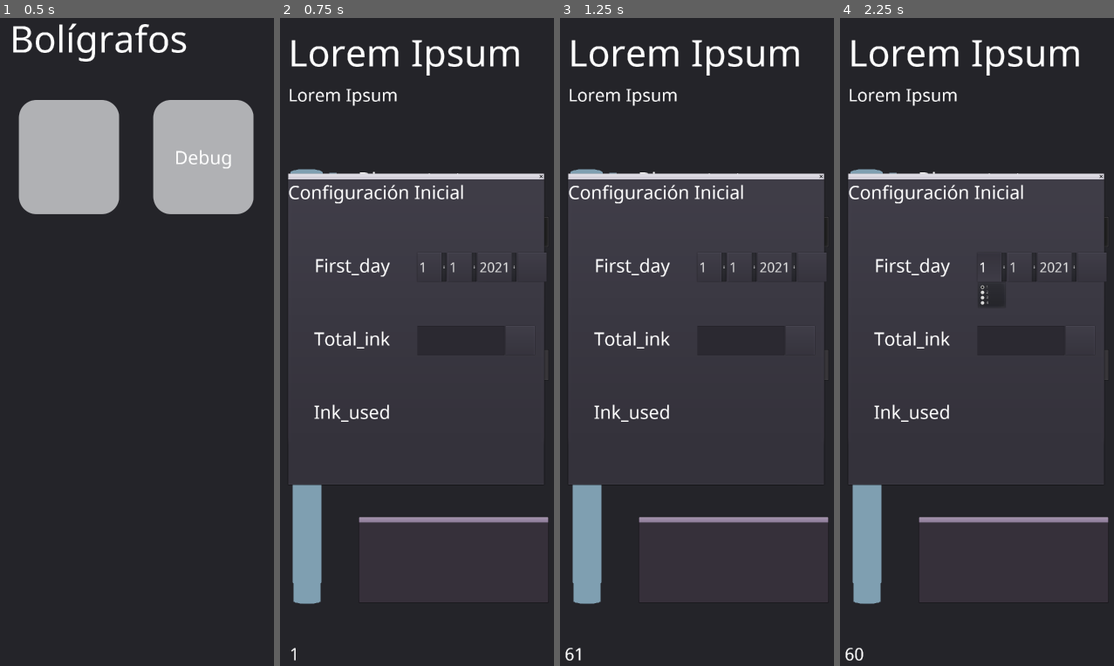
Above: before the commit, frames 1-4 (left to right).
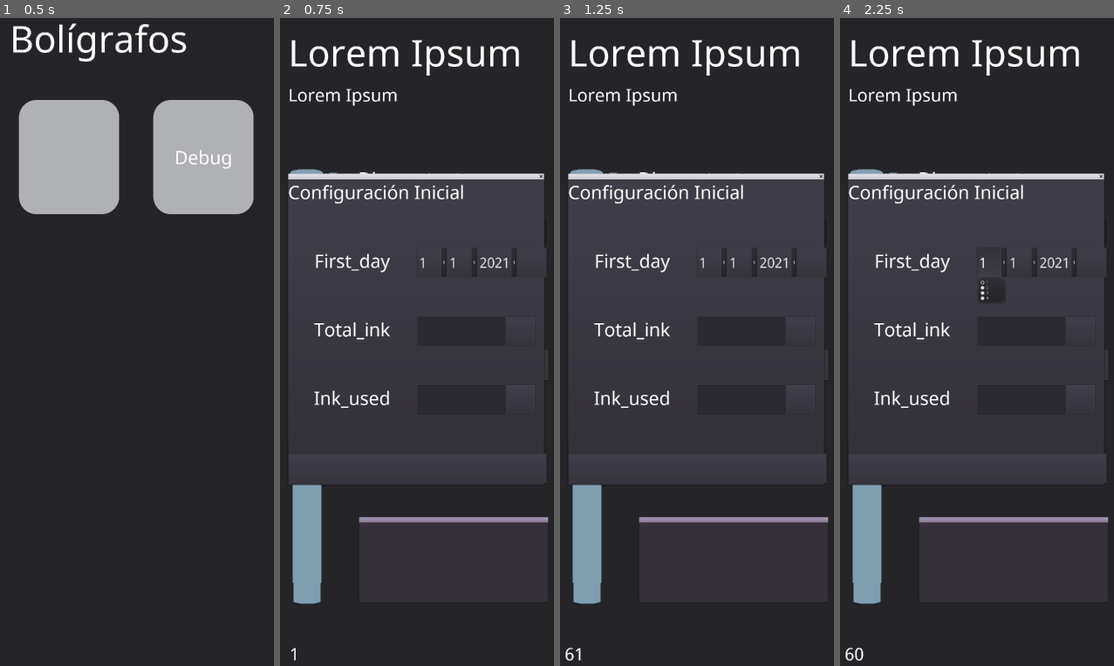
Above: after the commit, the same moments.

Repository: HugoPlacer/Project-Ink
Game: Godot game, scene res://MainMenu.tscn
Same seed, same stepped clock (60 frames per second), same inputs: the game is played once before the commit and once after it.
Inputs (mouse positions are in pixels of both pictures, inside the frame that each line leads up to):
- Up to frame 1 (0.5 s): no input
- Up to frame 2 (0.75 s): click (348, 154) at 0.5 s
- Up to frame 3 (1.25 s): no input
- Up to frame 4 (2.25 s): click (1092, 264) at 1.27 s; click "1" at 2 s

Frame 1 is identical in both runs. In frame 2, 1.4% of the frame differs, in the area x 12-98%, y 35-72%; in frame 3, 1.4%; in frame 4, 1.5%.

Commit message:
Welcome menu added
Algunos menus funcionan.

Diff:
--- a/BluePen.tscn
+++ b/BluePen.tscn
@@ -221,6 +221,7 @@
 texture = ExtResource( 8 )
 
 [node name="WelcomeDialog" type="WindowDialog" parent="Control"]
+visible = true
 margin_left = 100.0
 margin_top = 697.0
 margin_right = 980.0
@@ -233,7 +234,8 @@
 anchor_right = 1.0
 anchor_bottom = 1.0
 margin_right = 9.0
-custom_constants/separation = 152
+margin_bottom = -6.0
+custom_constants/separation = 136
 __meta__ = {
 "_edit_use_anchors_": false
 }
@@ -249,9 +251,9 @@
 }
 
 [node name="First_day" type="HBoxContainer" parent="Control/WelcomeDialog/VBoxContainer"]
-margin_top = 252.0
-margin_right = 889.0
-margin_bottom = 352.0
+margin_top = 236.0
+margin_right = 889.0
+margin_bottom = 336.0
 rect_min_size = Vector2( 0, 100 )
 
 [node name="Label" type="Label" parent="Control/WelcomeDialog/VBoxContainer/First_day"]
@@ -302,9 +304,9 @@
 }
 
 [node name="Total_ink" type="HBoxContainer" parent="Control/WelcomeDialog/VBoxContainer"]
-margin_top = 504.0
-margin_right = 889.0
-margin_bottom = 604.0
+margin_top = 472.0
+margin_right = 889.0
+margin_bottom = 572.0
 rect_min_size = Vector2( 0, 100 )
 
 [node name="Label" type="Label" parent="Control/WelcomeDialog/VBoxContainer/Total_ink"]
@@ -315,12 +317,15 @@
 text = "Total_ink"
 align = 1
 
-[node name="TextEdit" type="TextEdit" parent="Control/WelcomeDialog/VBoxContainer/Total_ink"]
+[node name="total_camp" type="LineEdit" parent="Control/WelcomeDialog/VBoxContainer/Total_ink"]
 margin_left = 444.0
 margin_right = 744.0
 margin_bottom = 100.0
 rect_min_size = Vector2( 300, 100 )
 custom_fonts/font = ExtResource( 6 )
+__meta__ = {
+"_edit_use_anchors_": false
+}
 
 [node name="Button" type="Button" parent="Control/WelcomeDialog/VBoxContainer/Total_ink"]
 margin_left = 748.0
@@ -332,9 +337,9 @@
 }
 
 [node name="Ink_used" type="HBoxContainer" parent="Control/WelcomeDialog/VBoxContainer"]
-margin_top = 756.0
-margin_right = 889.0
-margin_bottom = 856.0
+margin_top = 708.0
+margin_right = 889.0
+margin_bottom = 808.0
 rect_min_size = Vector2( 0, 100 )
 
 [node name="Label" type="Label" parent="Control/WelcomeDialog/VBoxContainer/Ink_used"]
@@ -344,3 +349,31 @@
 custom_fonts/font = ExtResource( 4 )
 text = "Ink_used"
 align = 1
+
+[node name="used_camp" type="LineEdit" parent="Control/WelcomeDialog/VBoxContainer/Ink_used"]
+margin_left = 444.0
+margin_right = 744.0
+margin_bottom = 100.0
+rect_min_size = Vector2( 300, 100 )
+custom_fonts/font = ExtResource( 6 )
+__meta__ = {
+"_edit_use_anchors_": false
+}
+
+[node name="Button" type="Button" parent="Control/WelcomeDialog/VBoxContainer/Ink_used"]
+margin_left = 748.0
+margin_right = 848.0
+margin_bottom = 100.0
+rect_min_size = Vector2( 100, 100 )
+__meta__ = {
+"_edit_use_anchors_": false
+}
+
+[node name="Button" type="Button" parent="Control/WelcomeDialog/VBoxContainer"]
+margin_top = 944.0
+margin_right = 889.0
+margin_bottom = 1044.0
+rect_min_size = Vector2( 300, 100 )
+
+[connection signal="text_entered" from="Control/WelcomeDialog/VBoxContainer/Total_ink/total_camp" to="Control" method="_on_total_camp_text_entered"]
+[connection signal="text_entered" from="Control/WelcomeDialog/VBoxContainer/Ink_used/used_camp" to="Control" method="_on_used_camp_text_entered"]
--- a/Control.gd
+++ b/Control.gd
@@ -32,7 +32,9 @@
 func _ready():
 	get_tree().set_quit_on_go_back(false)
 	load_day()
-	date.hash = 15893849432522
+	welcome_window()
+	print(savedata)
+	#date.hash = 15893849432522
 
 	if date.hash() != savedata["date"].hash():
 		print ("dia diferente")
@@ -74,12 +76,13 @@
 	fps_label.set_text(str(Engine.get_frames_per_second()))
 
 	if ink_total != savedata["ink_total"]:
+		#ink_total = float(ink_total)
 		savedata["ink_total"] = ink_total
-		percent_used = 100 - ink_used * 100/ink_total
+		percent_used = 100 - ink_used * 100 / ink_total
 		save_day()
 
 	if ink_used != savedata["ink_used"]:
-		savedata["inkused"] = ink_used
+		savedata["ink_used"] = ink_used
 		percent_used = 100 - ink_used * 100/ink_total
 		save_day()
 
@@ -125,6 +128,7 @@
 		welcome_window()
 
 func welcome_window():
+	#get_tree().paused = true
 	var welcome_window = $WelcomeDialog
 	welcome_window.popup_centered()
 
@@ -138,3 +142,13 @@
 		_on_Back_pressed()
 	if what == MainLoop.NOTIFICATION_WM_QUIT_REQUEST:
 		_on_Back_pressed()
+
+
+func _on_used_camp_text_entered(new_text):
+	ink_used = float(new_text)
+	print (ink_used)
+
+
+func _on_total_camp_text_entered(new_text):
+	ink_total = float(new_text)
+	print (ink_total)
--- a/project.godot
+++ b/project.godot
@@ -18,8 +18,8 @@
 
 window/size/width=1080
 window/size/height=2400
-window/size/test_width=270
-window/size/test_height=600
+window/size/test_width=360
+window/size/test_height=800
 window/handheld/orientation="portrait"
 window/stretch/mode="viewport"
 window/stretch/aspect="expand"
